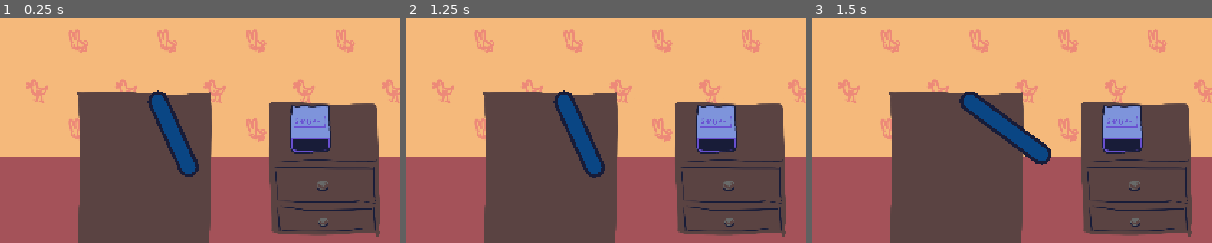
Above: before the commit, frames 1-3 (left to right).
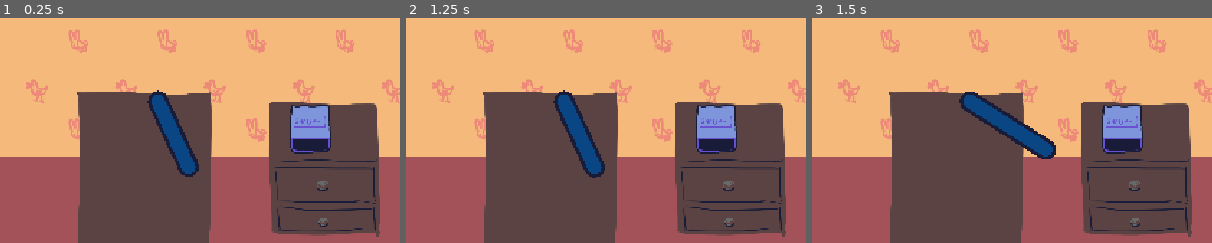
Above: after the commit, the same moments.

Repository: harperstoeckle/be_late_for_work
Game: Godot game, scene res://scenes/main.tscn
Same seed, same stepped clock (60 frames per second), same inputs: the game is played once before the commit and once after it. Sound files missing from this copy of the repository are replaced by a short silence.
Inputs:
- Up to frame 1 (0.25 s): no input
- Up to frame 2 (1.25 s): tap Enter (ui_accept) at 0.5, 0.77 s; hold J (snooze) from 0.53 s (still down)
- Up to frame 3 (1.5 s): tap Enter (ui_accept) at 1.25 s; release J (snooze) at 1.28 s; tap J (snooze) at 1.35 s
The pictures show only the part of the screen within x 32-82%, y 25-75%; the shares and areas given below are measured in that part.

Frames 1-2 are identical in both runs. In frame 3, 1.4% of the frame differs, in the area x 39-61%, y 34-66%.
Error before the commit: Modulo by zero error in operator '%'. (res://scripts/main.gd:69)
Error after the commit: Modulo by zero error in operator '%'. (res://scripts/main.gd:70)

Commit message:
Improve the hand position a bit when hitting the snooze button

Diff:
--- a/scripts/main.gd
+++ b/scripts/main.gd
@@ -28,6 +28,7 @@
 ## Maximum time after a subdivision is reached where an input is still considered to have landed on that subdivision.
 @export var post_subdivision_input_leeway: float = 0.05
 @export var arm_retract_duration: float = 0.2
+@export var snooze_button_hand_offset: Vector2 = Vector2(20, -20)
 
 
 @onready var _music_player: AudioStreamPlayer = $MusicPlayer
@@ -86,7 +87,7 @@
 	elif event.is_action_pressed("snooze"):
 		if _arm_tween: _arm_tween.kill()
 		_arm_tween = get_tree().create_tween()
-		_global_hand_pos = _alarm_clock.global_position
+		_global_hand_pos = _alarm_clock.global_position + snooze_button_hand_offset
 		_arm_tween.tween_property(self, "_global_hand_pos", _default_hand_ref.global_position, arm_retract_duration) \
 			.set_ease(Tween.EASE_IN)
 
